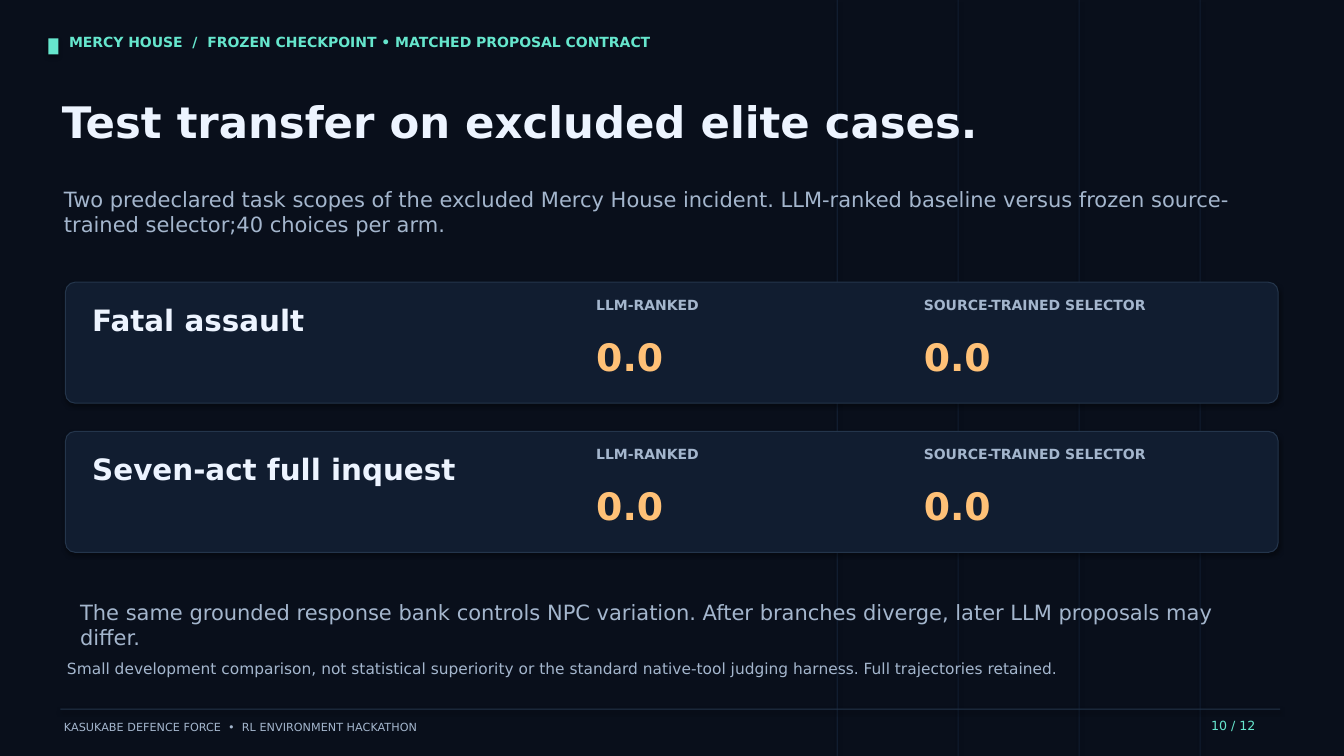
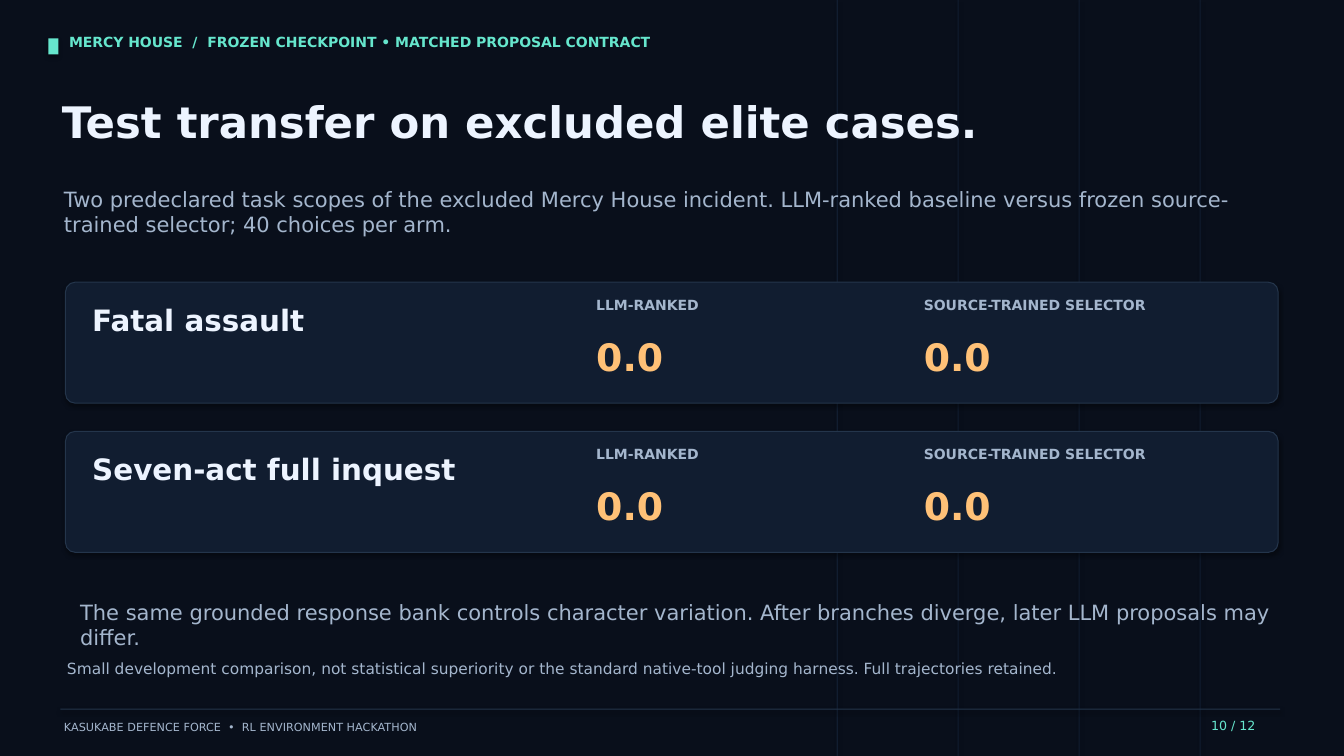
Before and after one commit to Abhishek-Punhani/mercy-house, a slide deck: slide 10 of docs/deck.pptx. Drawn at 1344x756 pixels with LibreOffice and Linux fonts; fonts in the diff are those of the drawing. Boxes give left, top, right and bottom in pixels: in the first picture for what was removed or moved away, otherwise in the second. Text is boxed around its words. In the diff, an @@ line names an element or a change of style, - is before the commit and + after.

```diff
--- a/docs/deck.pptx
+++ b/docs/deck.pptx
@@ text at (64,191,1228,237): spaces changed @@
-Two predeclared task scopes of the excluded Mercy House incident. LLM-ranked baseline versus frozen source-trained selector;40 choices per arm.
+Two predeclared task scopes of the excluded Mercy House incident. LLM-ranked baseline versus frozen source-trained selector; 40 choices per arm.
@@ text at (80,604,1270,646): text changed @@
-The same grounded response bank controls NPC variation. After branches diverge, later LLM proposals may differ.
+The same grounded response bank controls character variation. After branches diverge, later LLM proposals may differ.
```
Also in this commit, not shown: 2 other slides changed, 9 other files.
